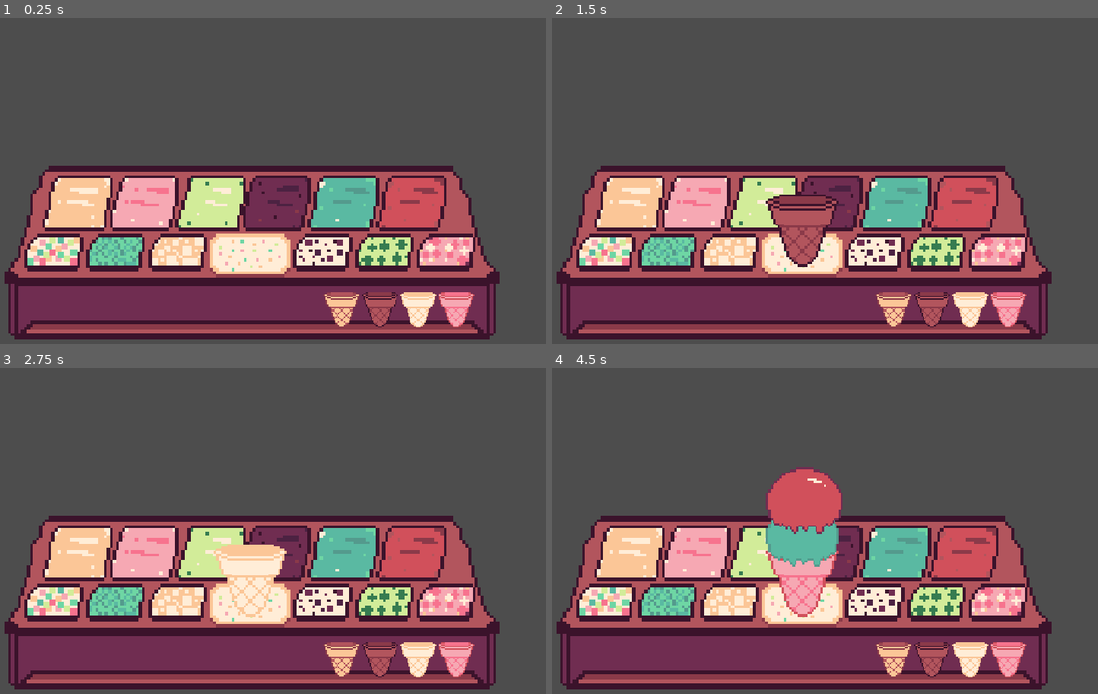
Above: before the commit, frames 1-4 (two rows, left to right).
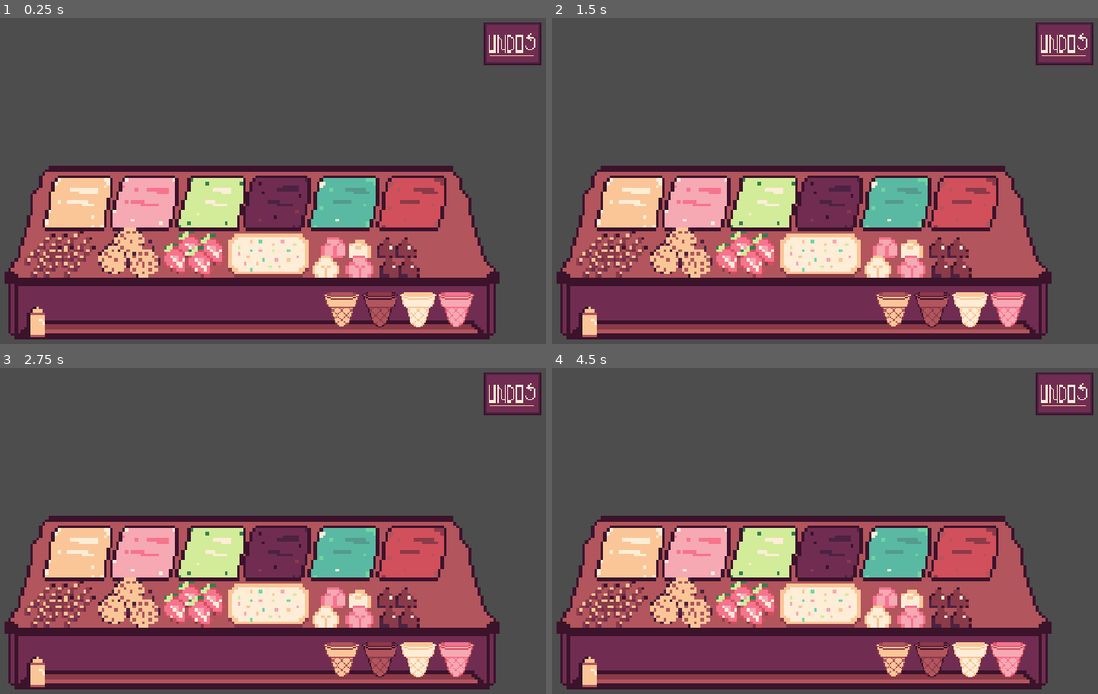
Above: after the commit, the same moments.

Repository: annehailer/ScoopSurprise
Game: Godot game, scene res://scenes/main.tscn
Same seed, same stepped clock (60 frames per second), same inputs: the game is played once before the commit and once after it.
Inputs (mouse positions are in pixels of both pictures, inside the frame that each line leads up to):
- Up to frame 1 (0.25 s): no input
- Up to frame 2 (1.5 s): click (895, 308) at 0.52 s; click (934, 308) at 1.27 s
- Up to frame 3 (2.75 s): click (420, 658) at 2.02 s
- Up to frame 4 (4.5 s): click (1010, 658) at 2.77 s; click (895, 553) at 3.52 s; click (961, 553) at 4.27 s

The runs differ from the first frame. In frame 1, 10% of the frame differs, in the area x 4-100%, y 1-98%; in frame 2, 12%; in frame 3, 12%; in frame 4, 15%.

Commit message:
feat: toopings textures

Diff:
--- a/project.godot
+++ b/project.godot
@@ -1,3 +1,11 @@
+; Engine configuration file.
+; It's best edited using the editor UI and not directly,
+; since the parameters that go here are not all obvious.
+;
+; Format:
+;   [section] ; section goes between []
+;   param=value ; assign values to parameters
+
 config_version=5
 
 [application]
--- a/scenes/main.tscn
+++ b/scenes/main.tscn
@@ -4,13 +4,8 @@
 [ext_resource type="Texture2D" uid="uid://mbhw6tvve5yr" path="res://assets/counter/counter_clean2.png" id="2_gqmmt"]
 [ext_resource type="Texture2D" uid="uid://bcn7d02kced4a" path="res://assets/cones/cone_normal.png" id="3_choun"]
 [ext_resource type="PackedScene" uid="uid://cli0km8r1okb2" path="res://entities/ingredients_button.tscn" id="8_gqmmt"]
-[ext_resource type="Texture2D" uid="uid://ueq7jqjh3fs1" path="res://assets/counter/toppings/topping_1.png" id="14_og1vs"]
-[ext_resource type="Texture2D" uid="uid://b5r4ho4wwieka" path="res://assets/counter/toppings/topping_2.png" id="15_2wyq8"]
-[ext_resource type="Texture2D" uid="uid://canuqxf4fe7i4" path="res://assets/counter/toppings/topping_3.png" id="16_vxglm"]
+[ext_resource type="Texture2D" uid="uid://c0n6lvsns78wy" path="res://assets/undo sign.png" id="12_eb6dy"]
 [ext_resource type="Texture2D" uid="uid://bhg74vf8g4n4n" path="res://assets/counter/pad.png" id="17_2f3dj"]
-[ext_resource type="Texture2D" uid="uid://bvgay0aobjd3g" path="res://assets/counter/toppings/topping_4.png" id="18_yq6so"]
-[ext_resource type="Texture2D" uid="uid://b6xr4e0skux5q" path="res://assets/counter/toppings/topping_5.png" id="19_fv21b"]
-[ext_resource type="Texture2D" uid="uid://dtu1a18h6tksp" path="res://assets/counter/toppings/topping_6.png" id="20_tel4y"]
 
 [node name="Main" type="Control" unique_id=260672558]
 layout_mode = 3
@@ -60,23 +55,27 @@
 button_type = 1
 flavor = 6
 cone = 2
+topping = 7
 
 [node name="ingredients_button2" parent="Ingredients/ConeContainer" unique_id=1523210699 instance=ExtResource("8_gqmmt")]
 layout_mode = 2
 button_type = 1
 flavor = 6
+topping = 7
 
 [node name="ingredients_button3" parent="Ingredients/ConeContainer" unique_id=172986521 instance=ExtResource("8_gqmmt")]
 layout_mode = 2
 button_type = 1
 flavor = 6
 cone = 1
+topping = 7
 
 [node name="ingredients_button4" parent="Ingredients/ConeContainer" unique_id=526623066 instance=ExtResource("8_gqmmt")]
 layout_mode = 2
 button_type = 1
 flavor = 6
 cone = 3
+topping = 7
 
 [node name="FlavorContainer" type="HBoxContainer" parent="Ingredients" unique_id=1299193656]
 offset_left = 207.00002
@@ -90,30 +89,36 @@
 layout_mode = 2
 flavor = 1
 cone = 4
+topping = 7
 
 [node name="ingredients_button2" parent="Ingredients/FlavorContainer" unique_id=55735463 instance=ExtResource("8_gqmmt")]
 layout_mode = 2
 flavor = 4
 cone = 4
+topping = 7
 
 [node name="ingredients_button4" parent="Ingredients/FlavorContainer" unique_id=1038116335 instance=ExtResource("8_gqmmt")]
 layout_mode = 2
 flavor = 2
 cone = 4
+topping = 7
 
 [node name="ingredients_button3" parent="Ingredients/FlavorContainer" unique_id=1904633879 instance=ExtResource("8_gqmmt")]
 layout_mode = 2
 flavor = 5
 cone = 4
+topping = 7
 
 [node name="ingredients_button5" parent="Ingredients/FlavorContainer" unique_id=915055730 instance=ExtResource("8_gqmmt")]
 layout_mode = 2
 cone = 4
+topping = 7
 
 [node name="ingredients_button6" parent="Ingredients/FlavorContainer" unique_id=1391078560 instance=ExtResource("8_gqmmt")]
 layout_mode = 2
 flavor = 3
 cone = 4
+topping = 7
 
 [node name="ToppingContainer" type="HBoxContainer" parent="Ingredients" unique_id=1900078436]
 offset_left = 170.0
@@ -123,20 +128,25 @@
 scale = Vector2(6.5, 6.5)
 theme_override_constants/separation = 1
 
-[node name="DulceButton" type="TextureButton" parent="Ingredients/ToppingContainer" unique_id=1742977142]
-layout_mode = 2
-size_flags_vertical = 4
-texture_normal = ExtResource("14_og1vs")
-
-[node name="StrawberryButton" type="TextureButton" parent="Ingredients/ToppingContainer" unique_id=909244039]
-layout_mode = 2
-size_flags_vertical = 4
-texture_normal = ExtResource("15_2wyq8")
-
-[node name="LemonButton" type="TextureButton" parent="Ingredients/ToppingContainer" unique_id=141280246]
-layout_mode = 2
-size_flags_vertical = 4
-texture_normal = ExtResource("16_vxglm")
+[node name="ingredients_button" parent="Ingredients/ToppingContainer" unique_id=1788158105 instance=ExtResource("8_gqmmt")]
+layout_mode = 2
+button_type = 2
+flavor = 6
+cone = 4
+
+[node name="ingredients_button2" parent="Ingredients/ToppingContainer" unique_id=985777373 instance=ExtResource("8_gqmmt")]
+layout_mode = 2
+button_type = 2
+flavor = 6
+cone = 4
+topping = 1
+
+[node name="ingredients_button3" parent="Ingredients/ToppingContainer" unique_id=19463107 instance=ExtResource("8_gqmmt")]
+layout_mode = 2
+button_type = 2
+flavor = 6
+cone = 4
+topping = 2
 
 [node name="Pad" type="TextureRect" parent="Ingredients/ToppingContainer" unique_id=2127263382]
 layout_mode = 2
@@ -144,20 +154,41 @@
 texture = ExtResource("17_2f3dj")
 stretch_mode = 2
 
-[node name="WineButton" type="TextureButton" parent="Ingredients/ToppingContainer" unique_id=594089387]
-layout_mode = 2
-size_flags_vertical = 4
-texture_normal = ExtResource("18_yq6so")
-
-[node name="BubblegumButton" type="TextureButton" parent="Ingredients/ToppingContainer" unique_id=1008883854]
-layout_mode = 2
-size_flags_vertical = 4
-texture_normal = ExtResource("19_fv21b")
-
-[node name="OrangeButton" type="TextureButton" parent="Ingredients/ToppingContainer" unique_id=623479388]
-layout_mode = 2
-size_flags_vertical = 4
-texture_normal = ExtResource("20_tel4y")
+[node name="ingredients_button4" parent="Ingredients/ToppingContainer" unique_id=1767307270 instance=ExtResource("8_gqmmt")]
+layout_mode = 2
+button_type = 2
+flavor = 6
+cone = 4
+topping = 3
+
+[node name="ingredients_button5" parent="Ingredients/ToppingContainer" unique_id=1228704709 instance=ExtResource("8_gqmmt")]
+layout_mode = 2
+button_type = 2
+flavor = 6
+cone = 4
+topping = 4
+
+[node name="ingredients_button6" parent="Ingredients/ToppingContainer" unique_id=357829370 instance=ExtResource("8_gqmmt")]
+layout_mode = 2
+button_type = 2
+flavor = 6
+cone = 4
+topping = 5
+
+[node name="Coberturas" type="HBoxContainer" parent="Ingredients" unique_id=1490051104]
+offset_left = 174.00002
+offset_top = 565.0
+offset_right = 321.07697
+offset_bottom = 583.0
+scale = Vector2(6.5, 6.5)
+theme_override_constants/separation = 1
+
+[node name="ingredients_button" parent="Ingredients/Coberturas" unique_id=1832858834 instance=ExtResource("8_gqmmt")]
+layout_mode = 2
+button_type = 2
+flavor = 6
+cone = 4
+topping = 6
 
 [node name="IceCreamDisplay" type="Control" parent="." unique_id=482876285]
 anchors_preset = 0
@@ -176,6 +207,7 @@
 anchor_bottom = 1.077
 offset_top = -4.0200043
 offset_bottom = -3.9400024
+mouse_filter = 2
 texture = ExtResource("3_choun")
 
 [node name="ScoopsContainer" type="Control" parent="IceCreamDisplay" unique_id=1296825994]
@@ -190,10 +222,21 @@
 offset_bottom = -1.2397766e-05
 grow_horizontal = 2
 scale = Vector2(2.395, 2.395)
-
-[node name="UndoButton" type="TextureButton" parent="." unique_id=964223460]
+mouse_filter = 2
+
+[node name="ToppingSprite" type="TextureRect" parent="IceCreamDisplay" unique_id=479892298]
 layout_mode = 0
 offset_right = 40.0
 offset_bottom = 40.0
+mouse_filter = 2
+
+[node name="UndoButton" type="TextureButton" parent="." unique_id=964223460]
+layout_mode = 0
+offset_left = 1137.0
+offset_top = 20.0
+offset_right = 1177.0
+offset_bottom = 60.0
+scale = Vector2(3, 3)
+texture_normal = ExtResource("12_eb6dy")
 
 [connection signal="button_down" from="UndoButton" to="." method="_on_undo_button_button_down"]
--- a/scripts/buttons/ingredients_button.gd
+++ b/scripts/buttons/ingredients_button.gd
@@ -4,7 +4,7 @@
 @export var button_type: BUTTON_TYPE
 @export var flavor: IngredientsList.FLAVORS
 @export var cone: IngredientsList.CONES
-
+@export var topping: IngredientsList.TOPPINGS
 
 
 func _ready() -> void:
@@ -13,12 +13,18 @@
 			var counterFlavor_texture: Texture = IngredientsList.get_counterFlavor_texture(flavor)
 			texture_normal = counterFlavor_texture
 		BUTTON_TYPE.CONE:
-			self.set_size(Vector2(10, 10))
+			#self.set_size(Vector2(10, 10))
 			var counterCONE_texture: Texture = IngredientsList.get_counterCone_texture(cone)
 			texture_normal = counterCONE_texture
+		BUTTON_TYPE.TOPPING:
+			var counterTopping_texture: Texture = IngredientsList.get_counterTopping_texture(topping)
+			texture_normal = counterTopping_texture
 
 
 func _on_button_down() -> void:
+	print("click", name)
+	print("TIPO:", button_type)
+	print(main_scene)
 	match button_type:
 		BUTTON_TYPE.FLAVOR:
 			var flavor_texture: Texture = IngredientsList.get_flavor_texture(flavor)
@@ -26,12 +32,14 @@
 		BUTTON_TYPE.CONE:
 			var cone_texture: Texture = IngredientsList.get_cone_texture(cone)
 			main_scene.change_cone(cone_texture, cone)
+		BUTTON_TYPE.TOPPING:
+			var topping_texture: Texture = IngredientsList.get_topping_texture(topping)
+			main_scene.add_topping(topping_texture, topping)
 
 
 
 enum BUTTON_TYPE {
 	FLAVOR,
 	CONE,
-	TOPPING,
-	ADDICTIONALS
+	TOPPING
 }
--- a/scripts/ingredients_dictionary.gd
+++ b/scripts/ingredients_dictionary.gd
@@ -85,3 +85,54 @@
 			return CONE_NORMAL.texture
 		CONES.STRAWBERRY:
 			return CONE_STRAWBERRY.texture
+
+# ---------------- toppings  -----------------------------------------
+
+enum TOPPINGS {
+	STRAW_CHOCOLATE,
+	COOKIES,
+	STRAWBERRIES,
+	MARSHMALLOW,
+	DROPS_CHOCOLATE,
+	SPRINKLES,
+	LEITE_CONDENSADO,
+	NULL
+}
+
+const TOP_STRAW := {"texture": preload("uid://d0xtb580njhdu"), "counter_texture": preload("uid://dq6c5h8fn8bun")}
+const TOP_COOKIE := {"texture": preload("uid://dc7r3dsto44b3"), "counter_texture": preload("uid://bi5kkgse5ncby")}
+const TOP_STRAWBERRY := {"texture": preload("uid://bljokij0wep2p"), "counter_texture": preload("uid://bjixpqd8d4awe")}
+const TOP_MARSHMALLOW := {"texture": preload("uid://crddvs2nljpag"), "counter_texture": preload("uid://cyn61bycnp52e")}
+const TOP_DROPS := {"texture": preload("uid://dwrxn114rwyw3"), "counter_texture": preload("uid://brych28vrww51")}
+const TOP_SPRINKLES := {"texture": preload("uid://dpl0qqteevd18"), "counter_texture": preload("uid://c7mr0ylwdngjh")}
+const TOP_LEITECONDENSADO := {"texture": preload("uid://g0segccllc1a"), "counter_texture": preload("uid://bx8ytm17cvb7i")}
+
+func get_topping_texture(topping: TOPPINGS):
+	match topping:
+		TOPPINGS.STRAW_CHOCOLATE:
+			return TOP_STRAW.texture
+		TOPPINGS.COOKIES:
+			return TOP_COOKIE.texture
+		TOPPINGS.STRAWBERRIES:
+			return TOP_STRAWBERRY.texture
+		TOPPINGS.MARSHMALLOW:
+			return TOP_MARSHMALLOW.texture
+		TOPPINGS.DROPS_CHOCOLATE:
+			return TOP_DROPS.texture
+		TOPPINGS.LEITE_CONDENSADO:
+			return TOP_LEITECONDENSADO.texture
+
+func get_counterTopping_texture(topping: TOPPINGS):
+	match topping:
+		TOPPINGS.STRAW_CHOCOLATE:
+			return TOP_STRAW.counter_texture
+		TOPPINGS.COOKIES:
+			return TOP_COOKIE.counter_texture
+		TOPPINGS.STRAWBERRIES:
+			return TOP_STRAWBERRY.counter_texture
+		TOPPINGS.MARSHMALLOW:
+			return TOP_MARSHMALLOW.counter_texture
+		TOPPINGS.DROPS_CHOCOLATE:
+			return TOP_DROPS.counter_texture
+		TOPPINGS.LEITE_CONDENSADO:
+			return TOP_LEITECONDENSADO.counter_texture
--- a/scripts/main.gd
+++ b/scripts/main.gd
@@ -6,18 +6,26 @@
 
 var current_icecream = {
 	"cone":IngredientsList.CONES.NULL,
-	"scoops": []
-}
+	"scoops": [],
+	"topping": null
+	}
 
 var scoops_count = 0
 
 
-var scoop_scene = preload("res://entities/scoop.tscn")
-@onready var scoops_container: Control = $IceCreamDisplay/ScoopsContainer
+
 
 
 func _ready():
 	cone_sprite.texture = null
+	topping_sprite.texture = null
+
+var undo_cooldown: float = 0.5
+var undo_timer: float = 0
+
+func _process(delta: float) -> void:
+	if undo_timer > 0:
+		undo_timer -= delta
 
 @onready var cone_sprite: TextureRect = $IceCreamDisplay/ConeSprite
 func change_cone(cone_texture: Texture, cone_type: IngredientsList.CONES):
@@ -25,6 +33,8 @@
 	current_icecream["cone"] = cone_type
 	cone_sprite.texture = cone_texture
 
+var scoop_scene = preload("res://entities/scoop.tscn")
+@onready var scoops_container: Control = $IceCreamDisplay/ScoopsContainer
 
 func add_icecream_ball(flavor_texture: Texture, flavor: IngredientsList.FLAVORS):
 	if selected_cone == IngredientsList.CONES.NULL:
@@ -51,6 +61,27 @@
 
 	scoops_count += 1
 
+
+@onready var topping_sprite: TextureRect = $IceCreamDisplay/ToppingSprite
+
+func add_topping(topping_texture: Texture, topping: IngredientsList.TOPPINGS):
+	if selected_cone == IngredientsList.CONES.NULL:
+		return
+	if scoops_count <= 0:
+		return
+	topping_sprite.texture = topping_texture
+
+	update_toppings_pos()
+
+func update_toppings_pos():
+	if scoops_container.get_child_count() == 0:
+		return
+
+	var last_scoop = scoops_container.get_child(scoops_container.get_child_count() - 1)
+
+	topping_sprite.position = last_scoop.position + Vector2(0, -10)
+
+
 # ---------------------------------------- CLEAR ---------------------------------------------------
 
 func clear_icecream():
@@ -67,6 +98,7 @@
 	}
 
 	cone_sprite.texture = null
+	topping_sprite.texture = null
 
 
 # teste (apertar enter pra sumir tudo)
@@ -80,13 +112,17 @@
 	undo_last_action()
 
 func undo_last_action():
+	if undo_timer > 0:
+		return
+	undo_timer = undo_cooldown
+
 	# remove a ultima bola
 	if scoops_count > 0:
-		var last_scoop = scoops_container.get_child(
+		var last_scoop: Scoop = scoops_container.get_child(
 			scoops_container.get_child_count() - 1
 		)
 
-		last_scoop.queue_free()
+		last_scoop.pump_scale_back()
 
 		scoops_count -= 1
 
--- a/scripts/scoop.gd
+++ b/scripts/scoop.gd
@@ -8,6 +8,7 @@
 	if start_pumping: pump_scale()
 
 
+# animacao pop
 
 func pump_scale():
 	scale = Vector2.ZERO
@@ -22,4 +23,18 @@
 		Vector2(1, 1),
 		0.5
 	)
-' '
+
+func pump_scale_back():
+	scale = Vector2(1, 1)
+
+	var pump_tween = create_tween()
+	pump_tween.set_trans(Tween.TRANS_SINE)
+	pump_tween.set_ease(Tween.EASE_IN)
+
+	pump_tween.tween_property(
+		self,
+		"scale",
+		Vector2.ZERO,
+		0.2
+	)
+	pump_tween.finished.connect(func(): queue_free())
Binary file removed: assets/counter/toppings/almost/01.png
Not shown, removed: assets/counter/toppings/almost/01.png.import
Binary file removed: assets/counter/toppings/almost/02.png
Not shown, removed: assets/counter/toppings/almost/02.png.import
Binary file removed: assets/counter/toppings/almost/03.png
Not shown, removed: assets/counter/toppings/almost/03.png.import
Binary file removed: assets/counter/toppings/almost/04.png
Not shown, removed: assets/counter/toppings/almost/04.png.import
Binary file removed: assets/counter/toppings/almost/05.png
Not shown, removed: assets/counter/toppings/almost/05.png.import
Binary file removed: assets/counter/toppings/almost/06.png
Not shown, removed: assets/counter/toppings/almost/06.png.import
(and 76 more such lines)
